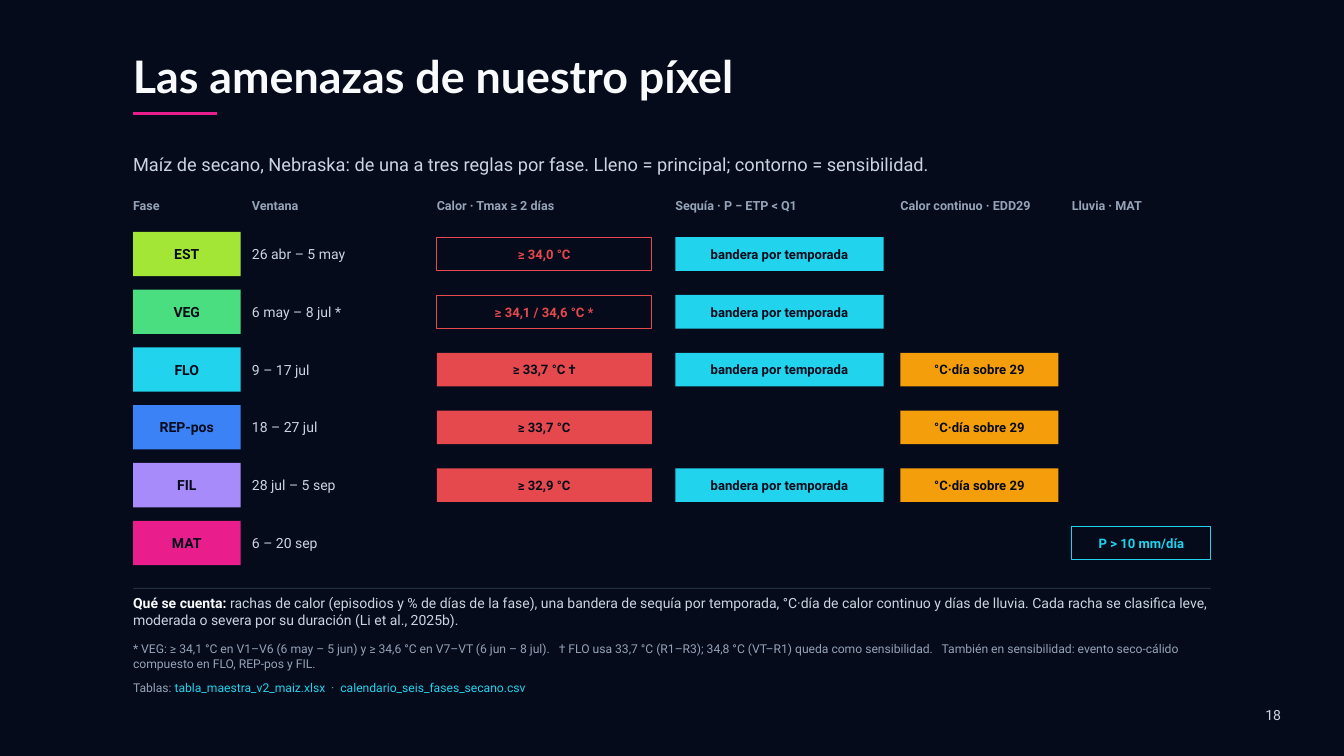
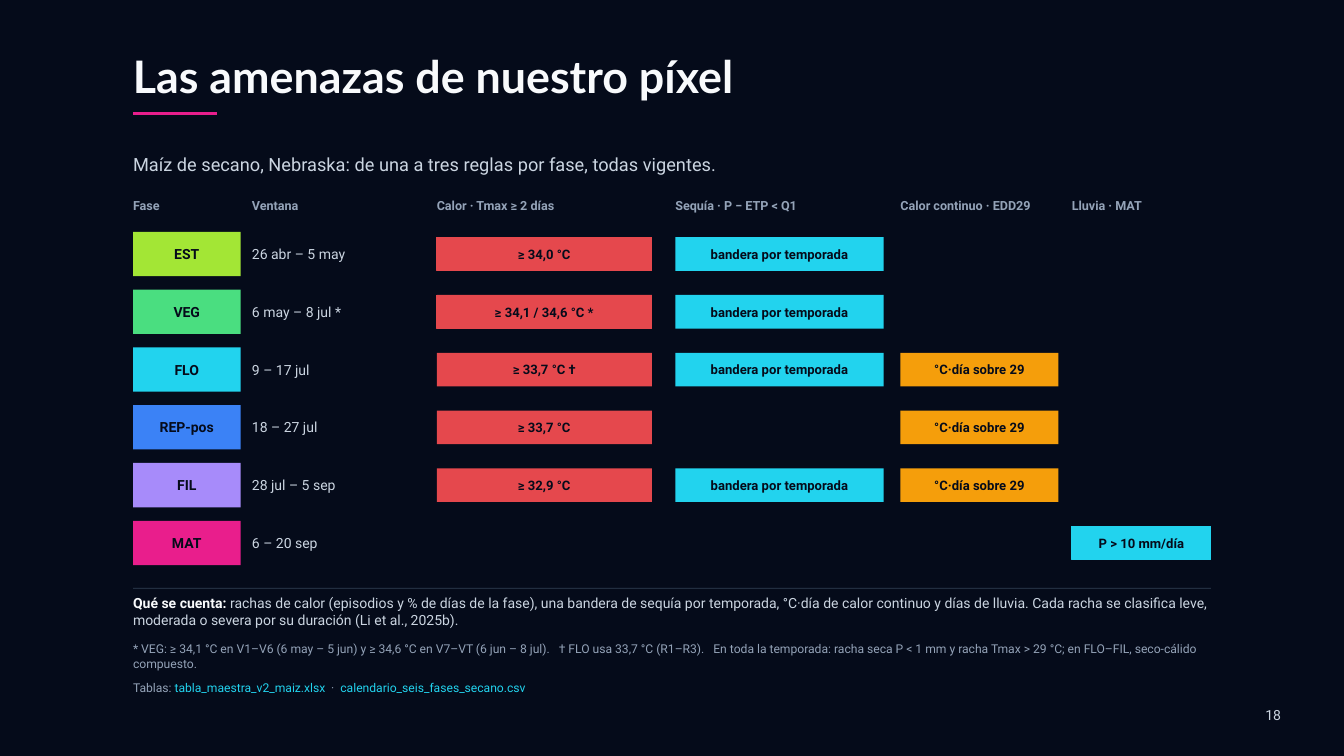
Before and after one commit to Pruizf0310/tesis-cereal-climate, a slide deck: slide 18 of presentacion/Avance_tesis.pptx. Drawn at 1344x756 pixels with LibreOffice and Linux fonts; fonts in the diff are those of the drawing. Boxes give left, top, right and bottom in pixels: in the first picture for what was removed or moved away, otherwise in the second. Text is boxed around its words. In the diff, an @@ line names an element or a change of style, - is before the commit and + after.

```diff
--- a/presentacion/Avance_tesis.pptx
+++ b/presentacion/Avance_tesis.pptx
@@ text at bbox=[133, 157, 716, 175]: text changed @@
-Maíz de secano, Nebraska: de una a tres reglas por fase. Lleno = principal; contorno = sensibilidad.
+Maíz de secano, Nebraska: de una a tres reglas por fase, todas vigentes.
@@ text "≥ 34,0 °C" at bbox=[528, 249, 571, 261]: text colour #E5484D to #050B1A @@
@@ rectangle at bbox=[437, 237, 652, 271]: fill none to #E5484D @@
@@ text "≥ 34,1 / 34,6 °C ..." at bbox=[505, 307, 585, 319]: text colour #E5484D to #050B1A @@
@@ rectangle at bbox=[437, 295, 652, 329]: fill none to #E5484D @@
@@ text "P > 10 mm/día" at bbox=[1099, 538, 1185, 549]: text colour #22D3EE to #050B1A @@
@@ rectangle at bbox=[1072, 526, 1211, 560]: fill none to #22D3EE @@
@@ text at bbox=[133, 643, 1197, 671]: text changed @@
-* VEG: ≥ 34,1 °C en V1–V6 (6 may – 5 jun) y ≥ 34,6 °C en V7–VT (6 jun – 8 jul). † FLO usa 33,7 °C (R1–R3); 34,8 °C (VT–R1) queda como sensibilidad. También en sensibilidad: evento seco-cálido compuesto en FLO, REP-pos y FIL.
+* VEG: ≥ 34,1 °C en V1–V6 (6 may – 5 jun) y ≥ 34,6 °C en V7–VT (6 jun – 8 jul). † FLO usa 33,7 °C (R1–R3). En toda la temporada: racha seca P < 1 mm y racha Tmax > 29 °C; en FLO–FIL, seco-cálido compuesto.
```
Also in this commit, not shown: 3 other slides changed, 2 other files.
